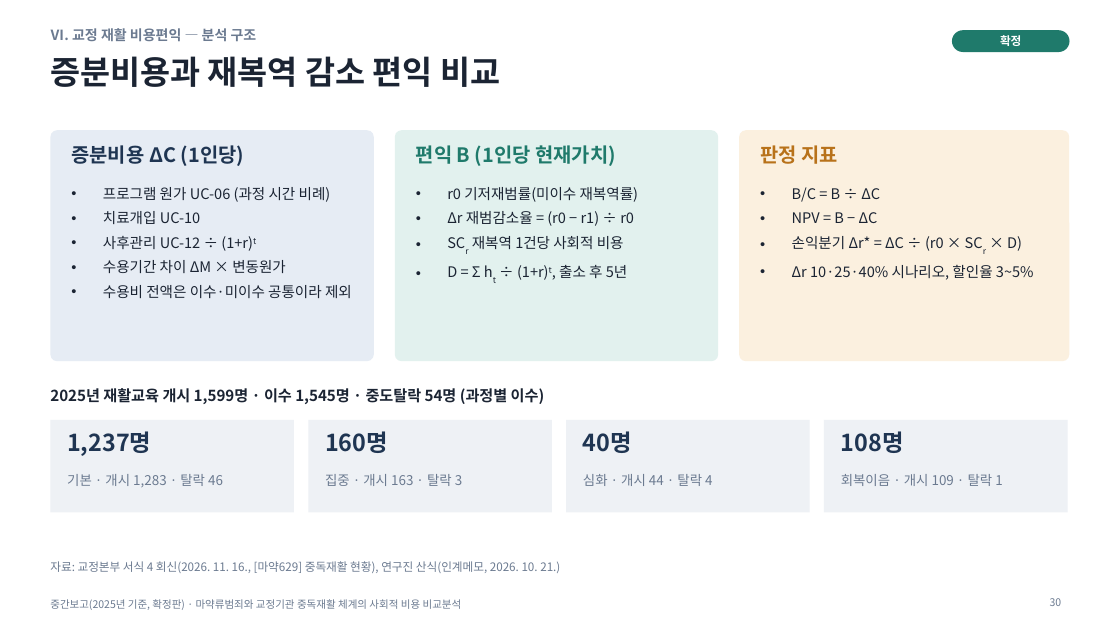
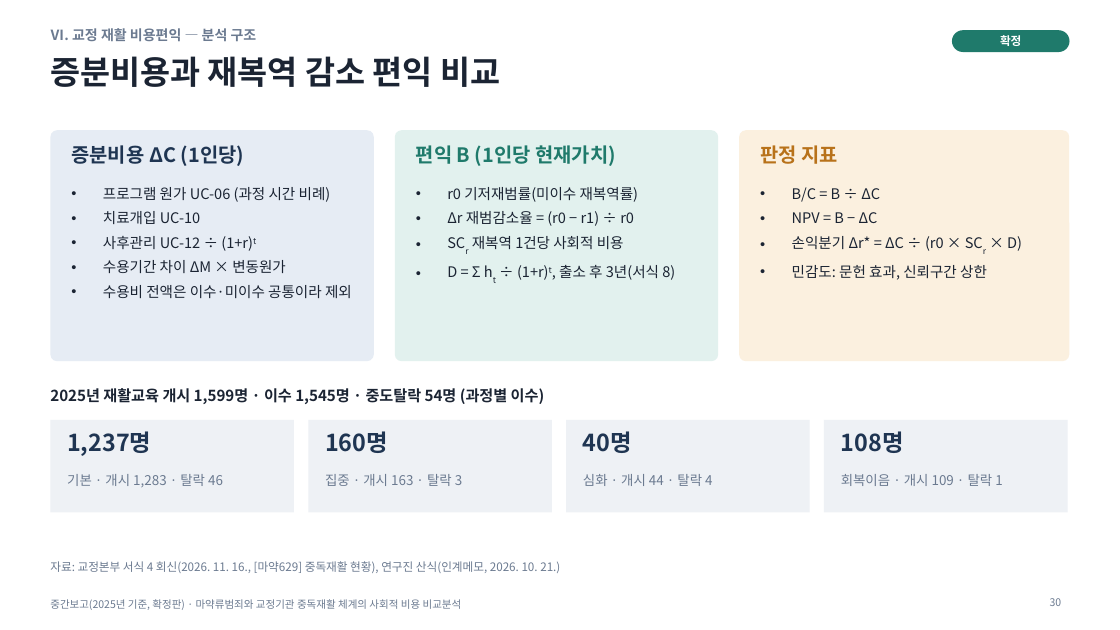
Before and after one commit to adminmrobo/drug-crime-social-cost, a slide deck: slide 30 of deliverables/2026-11-16_확정판/중간보고_마약류사회적비용_2025기준_확정판.pptx. Drawn at 1120x630 pixels with LibreOffice and Linux fonts; fonts in the diff are those of the drawing. Boxes give left, top, right and bottom in pixels: in the first picture for what was removed or moved away, otherwise in the second. Text is boxed around its words. In the diff, an @@ line names an element or a change of style, - is before the commit and + after.

Commit message:
확정판 재검토: 편익 기간 3년, 판정 지표 민감도, 조기사망 할인율 표기

```diff
--- a/deliverables/2026-11-16_확정판/중간보고_마약류사회적비용_2025기준_확정판.pptx
+++ b/deliverables/2026-11-16_확정판/중간보고_마약류사회적비용_2025기준_확정판.pptx
@@ text at bbox=[447, 265, 675, 280]: text changed @@
-• D = Σ ht ÷ (1+r)t, 출소 후 5년
+• D = Σ ht ÷ (1+r)t, 출소 후 3년(서식 8)
@@ text at bbox=[792, 265, 987, 280]: text changed @@
-• Δr 10·25·40% 시나리오, 할인율 3~5%
+• 민감도: 문헌 효과, 신뢰구간 상한
```
Also in this commit, not shown: 2 other slides changed, 7 other files.
